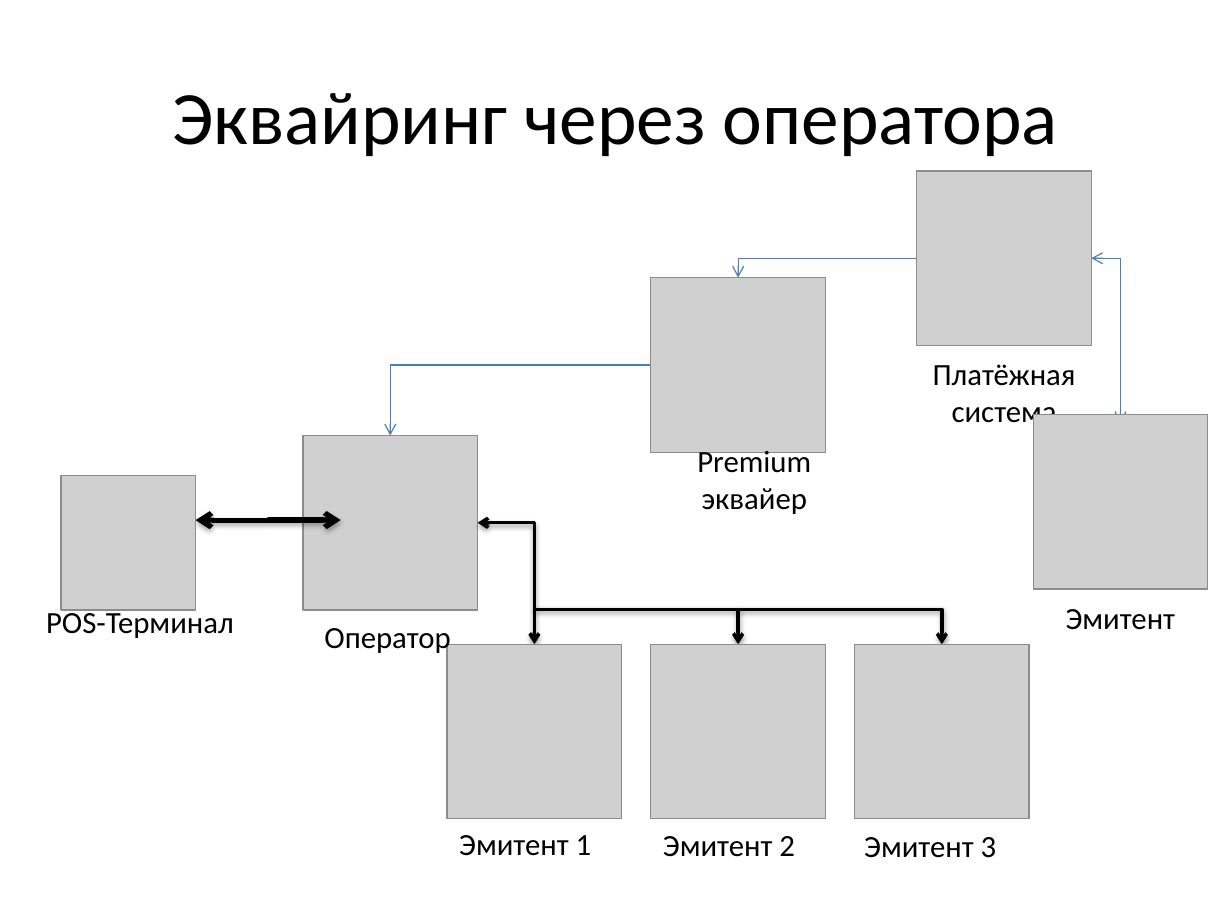
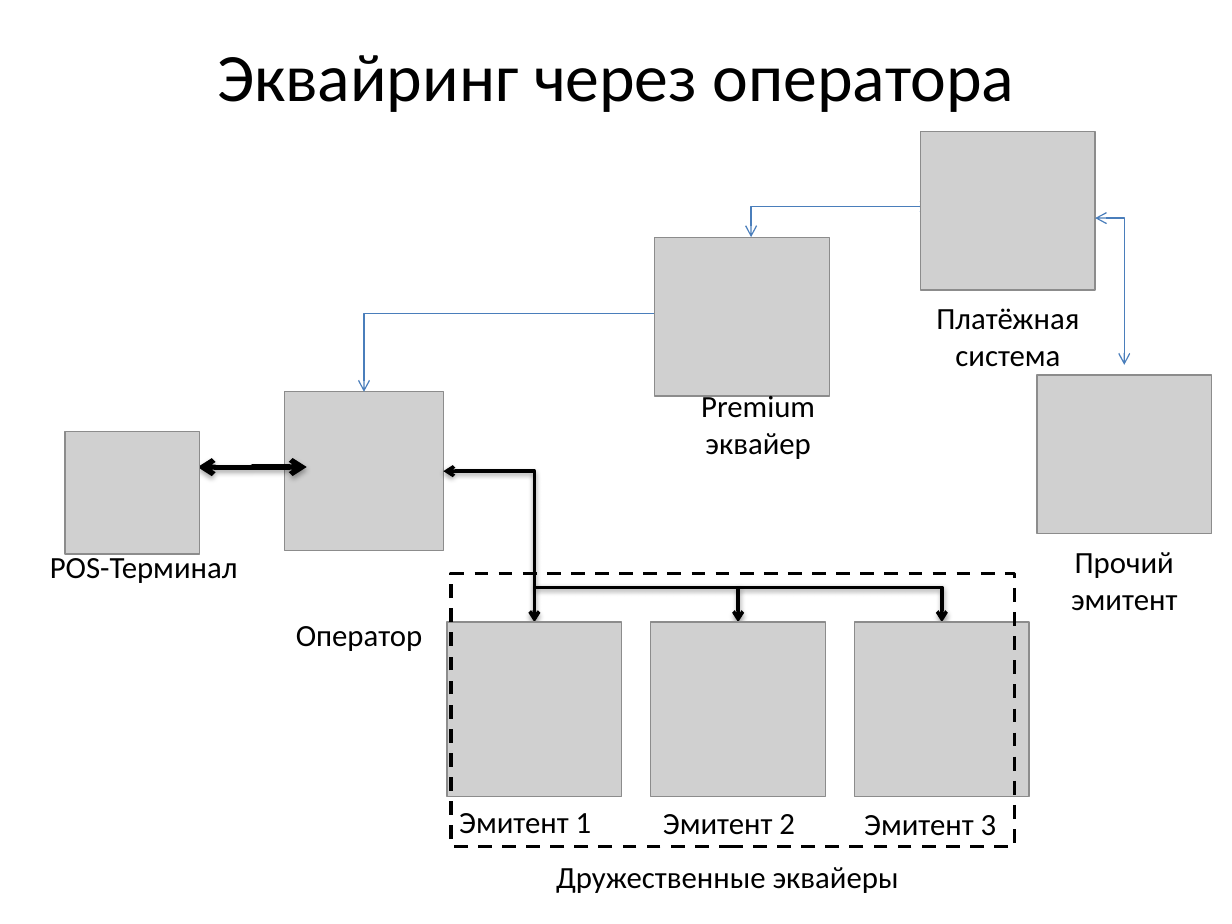
Before and after one commit to urgal/scft, a slide deck: slide 3 of Docs/Презентация решения.pptx. Drawn at 1232x924 pixels with LibreOffice and Linux fonts; fonts in the diff are those of the drawing; grey boxes stand for pictures. Boxes give left, top, right and bottom in pixels: in the first picture for what was removed or moved away, otherwise in the second. Text is boxed around its words. In the diff, an @@ line names an element or a change of style, - is before the commit and + after.

```diff
--- a/Docs/Презентация решения.pptx
+++ b/Docs/Презентация решения.pptx
@@ title "Эквайринг через оператора" at box(217, 55, 1015, 112): size 44 to 39.6 pt @@
@@ picture: place and size @@
-picture at box(917, 171, 1092, 346)
+picture at box(920, 132, 1095, 291)
@@ elbow double arrow moved from (738, 277) - (936, 259) to (752, 238) - (931, 207) @@
@@ picture: place and size @@
-picture at box(650, 277, 825, 452)
+picture at box(654, 238, 829, 397)
@@ elbow double arrow moved from (1092, 259) - (1120, 424) to (1095, 218) - (1125, 365) @@
@@ text "Платёжная система" rewrapped from box(933, 364, 1076, 430) to box(936, 308, 1079, 367) @@
@@ elbow double arrow moved from (391, 435) - (674, 365) to (363, 392) - (689, 313) @@
@@ text "Premium эквайер": place and size @@
-text "Premium эквайер" at box(697, 446, 811, 514)
+text "Premium эквайер" at box(701, 391, 815, 459)
@@ picture: place and size @@
-picture at box(1034, 414, 1209, 589)
+picture at box(1037, 375, 1212, 533)
@@ picture: place and size @@
-picture at box(303, 435, 478, 610)
+picture at box(285, 392, 444, 551)
@@ picture: place and size @@
-picture at box(62, 476, 196, 610)
+picture at box(65, 431, 200, 553)
@@ elbow double arrow moved from (196, 520) - (341, 520) to (197, 467) - (307, 467) @@
@@ elbow double arrow moved from (478, 522) - (535, 644) to (444, 471) - (535, 622) @@
@@ text "POS-Терминал": place and size @@
-text "POS-Терминал" at box(46, 607, 234, 638)
+text "POS-Терминал" at box(50, 552, 238, 583)
@@ text at box(1071, 552, 1177, 611): text changed @@
-Эмитент
+Прочий
+эмитент
@@ rectangle added at box(451, 574, 1015, 848), outline #000000 2 pt dashed @@
@@ 3 pictures, 2 texts, 2 elbow arrows: place and size @@
-3 pictures, 2 texts, 2 elbow arrows at box(447, 610, 1030, 857)
+3 pictures, 2 texts, 2 elbow arrows at box(447, 588, 1030, 835)
@@ text "Оператор": place and size @@
-text "Оператор" at box(324, 628, 450, 656)
+text "Оператор" at box(296, 626, 422, 651)
@@ text "Эмитент 3": place and size @@
-text "Эмитент 3" at box(864, 837, 997, 858)
+text "Эмитент 3" at box(864, 815, 997, 836)
@@ text added at box(556, 867, 899, 893), 18 pt, text #000000 @@
+Дружественные эквайеры
```
Also in this commit, not shown: 1 slide added.
